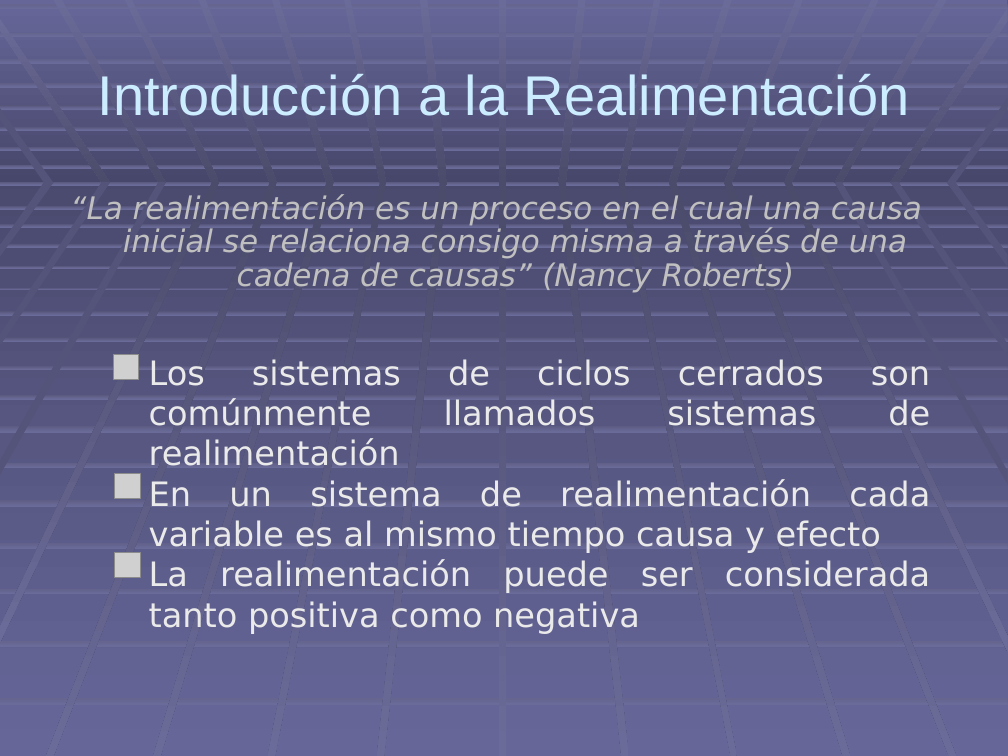
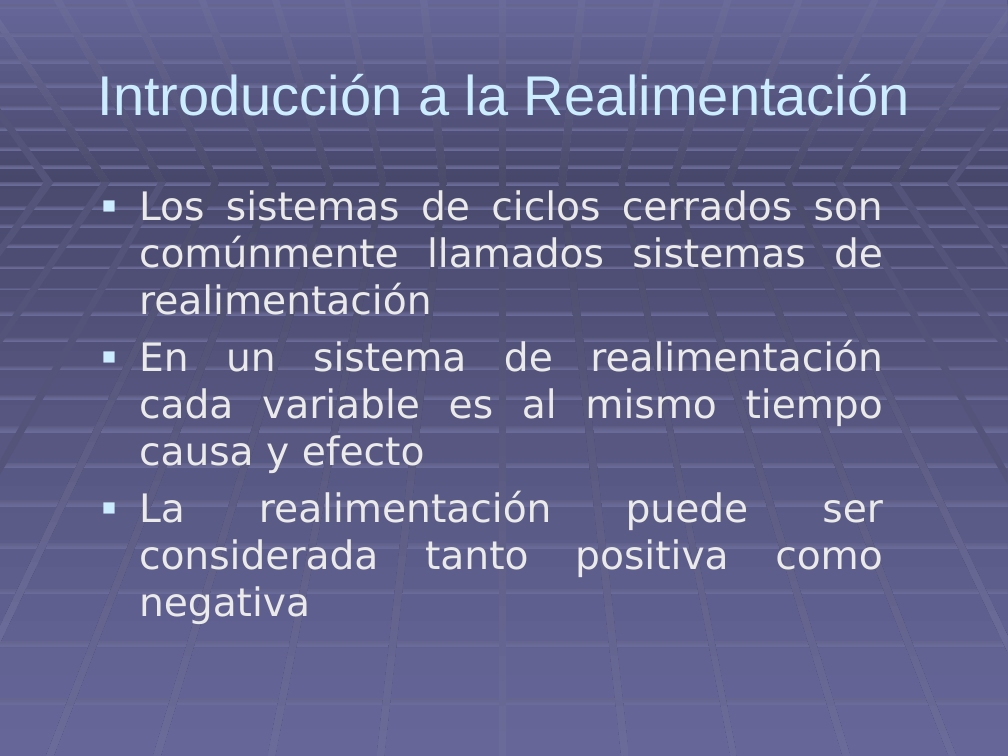
Before and after one commit to DavidRojasRobles/Simulacion, a slide deck: slide 18 of Modelado Estructural/Road Maps CH 2 Material/ROAD MAPS2.ppt (slide 16 before the commit). Drawn at 1008x756 pixels with LibreOffice and Linux fonts; fonts in the diff are those of the drawing; grey boxes stand for pictures. Boxes give left, top, right and bottom in pixels: in the first picture for what was removed or moved away, otherwise in the second. Text is boxed around its words. In the diff, an @@ line names an element or a change of style, - is before the commit and + after.

```diff
--- a/Modelado Estructural/Road Maps CH 2 Material/ROAD MAPS2.ppt
+++ b/Modelado Estructural/Road Maps CH 2 Material/ROAD MAPS2.ppt
@@ text "Los sistemas de ciclos cerrados ...": place and size @@
-text "Los sistemas de ciclos cerrados ..." at bbox=[149, 359, 930, 634]
+text "Los sistemas de ciclos cerrados ..." at bbox=[139, 190, 883, 624]
@@ text "Los sistemas de ciclos cerrados ..." at bbox=[139, 190, 883, 624]: size 24 to 28 pt; bullet none to ▪; more space between paragraphs @@
@@ text removed at bbox=[70, 194, 922, 293] @@
-“La realimentación es un proceso en el cual una causa inicial se relaciona consigo misma a través de una cadena de causas” (Nancy Roberts)
@@ picture removed at bbox=[114, 354, 139, 379] @@
@@ picture removed at bbox=[115, 473, 140, 498] @@
@@ picture removed at bbox=[115, 552, 140, 578] @@
```
Also in this commit, not shown: 1 other slide changed, 6 slides added, 30 other files.
